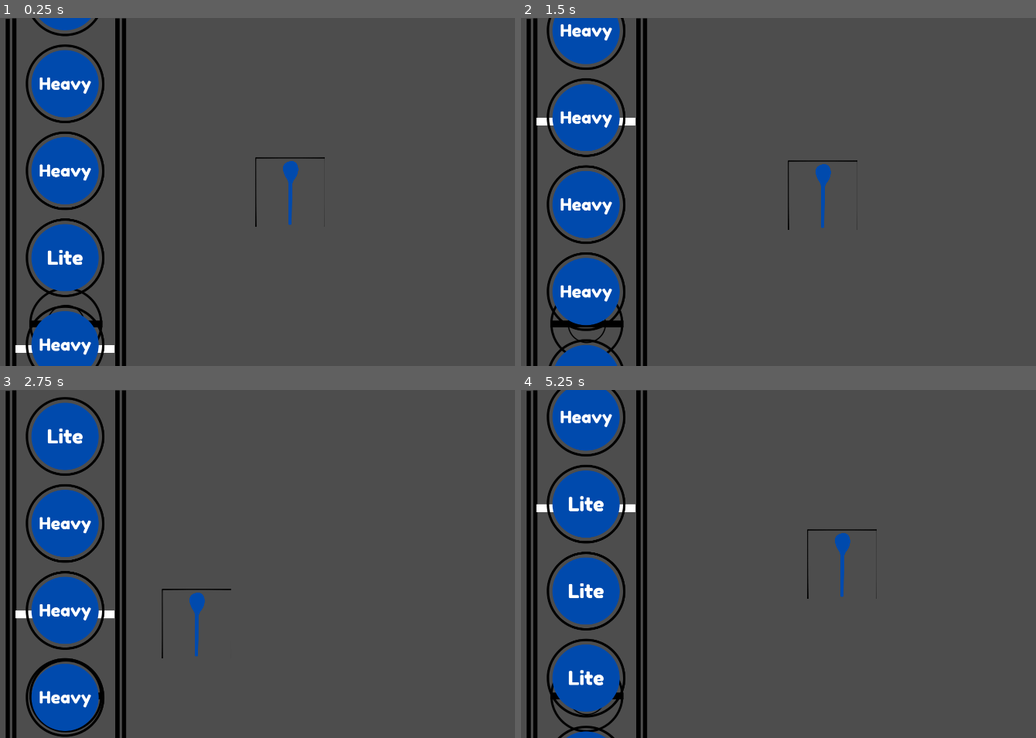
Above: before the commit, frames 1-4 (two rows, left to right).
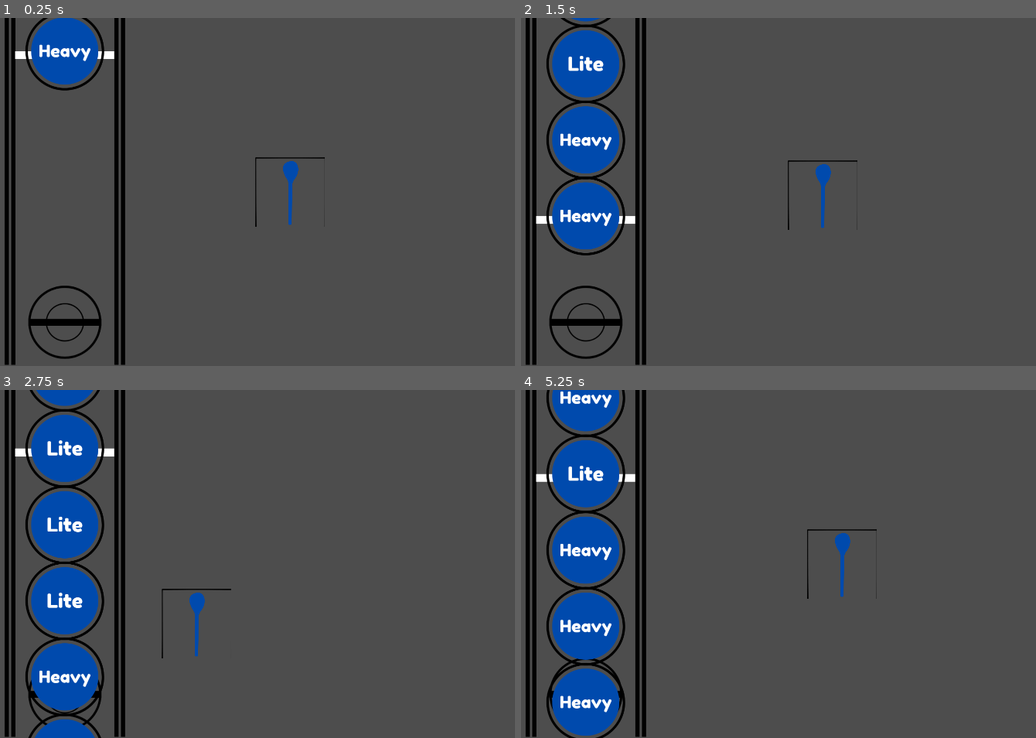
Above: after the commit, the same moments.

Repository: KylTan/Blue-Eagle-Beats-Game-Dev
Game: Godot game, scene res://Objects/Bass Game.tscn
The game is run twice, just before and just after one commit, with the same random seed, the same clock (stepped at 60 frames per second) and the same inputs. The project has no main scene, so this scene is started directly.
Inputs (mouse positions are in pixels of both pictures, inside the frame that each line leads up to):
- Up to frame 1 (0.25 s): no input
- Up to frame 2 (1.5 s): move the mouse to (819, 195) at 0.52 s
- Up to frame 3 (2.75 s): move the mouse to (195, 623) at 2.02 s
- Up to frame 4 (5.25 s): move the mouse to (778, 633) at 2.77 s; move the mouse to (994, 616) at 3.52 s; move the mouse to (624, 511) at 4.27 s; move the mouse to (840, 564) at 5.02 s

The runs differ from the first frame. In frame 1, 12% of the frame differs, in the area x 0-25%, y 0-100%; in frame 2, 11%; in frame 3, 8.6%; in frame 4, 11%.

Commit message:
beats with working timing, mapping integration left

Diff:
--- /dev/null
+++ b/Music.gd
@@ -0,0 +1,33 @@
+extends Node2D
+var audiofile1 = preload("res://Assets/GoAteneo-Cheer.wav")
+@onready var player = $AudioStreamPlayer2D
+
+var speed
+var started = false
+var pre_start_duration
+var start_pos_in_sec
+
+# Called when the node enters the scene tree for the first time.
+func _ready():
+	pass
+	#player.stream = audio
+	#player.play()
+
+func setup(game):
+	player.stream = game.audio
+
+	speed = game.note_speed
+	started = false
+	pre_start_duration = game.bar_Length_In_M
+	start_pos_in_sec = game.start_pos_in_sec
+
+func start():
+	started = true
+	player.play(start_pos_in_sec)
+
+func _process(delta):
+	if !started:
+		pre_start_duration -= speed*delta
+		if pre_start_duration <= 0:
+			start()
+			return
--- a/Objects/Bar.gd
+++ b/Objects/Bar.gd
@@ -22,7 +22,9 @@
 	}
 ]
 
-var note_scale = 0.675 # 8 godot units / 1600 somethings, we do 1080/1600 cuz 2d pixels ig
+#
+var note_scale = 0.590
+#0.675 # 8 godot units / 1600 somethings, we do 1080/1600 cuz 2d pixels ig
 #dividing the imagined length over the actual length of the container
 
 # Called when the node enters the scene tree for the first time.
--- a/Objects/Bass Game.gd
+++ b/Objects/Bass Game.gd
@@ -8,19 +8,32 @@
 #bar spawning variables
 var bar_scn = preload("res://Objects/Bar.tscn")
 var barList = []
-@onready var bars_node = $Bar #was called Barsnode
-var bar_Length_In_M = 1080 # 1080 cuz we using 2d pixels not 3d scaling
-var curr_location = Vector2(0, -bar_Length_In_M)
-var speed = Vector2(0,300)
+@onready var bars_node = $BarNode #was called Barsnode
+var bar_Length_In_M = 0 # 1080 cuz we using 2d pixels not 3d scaling
+var curr_location = Vector2(261, -bar_Length_In_M)
+#var speed = Vector2(0,300) # speed of notes
 
-#Note Receiver
+#Note Receiver - passes from clear area to here and back to note receiver
 @onready var receiver = $"Note Receiver"
 
+#Audio timing vars
+var tempo
+var quarter_time_in_sec
+var note_speed
+var note_scale
+var start_pos_in_sec #offset
+var audio
+var audiofile = "res://Assets/Shuffle_Through_the_Night.mp3"
+@onready var music_node = $Music
 
 func _ready():
+	audio = load(audiofile)
 	beaterSprite = get_node("BeaterSprite") #beater
 	NoteRecLight = get_node("Note Receiver Light")
 	NoteRecHeavy = get_node("Note Receiver Heavy")
+
+	calc_params()
+	music_node.setup(self)
 
 	# bar spawning on ready
 	for i in range(3):
@@ -29,7 +42,7 @@
 
 func _process(delta):
 	followMouse()
-	bars_node.translate(speed*delta)
+	bars_node.translate(Vector2(0, note_speed*delta))
 
 	for bar in barList:
 		if (bar.position.y + bars_node.position.y)/2 >= bar_Length_In_M:
@@ -73,3 +86,12 @@
 func remove_bar(bar):
 	bar.queue_free()
 	barList.erase(bar)
+
+# ~~~~~Audio File Timing stuff~~~~~
+func calc_params():
+	tempo = 104
+	bar_Length_In_M = 945
+	quarter_time_in_sec = 60/float(tempo)
+	note_speed = bar_Length_In_M/float(4*quarter_time_in_sec)
+	note_scale = bar_Length_In_M/float(4*400) #idk about the 4*400 bit -> 0.675
+	start_pos_in_sec = 0
--- a/Objects/Bass Game.tscn
+++ b/Objects/Bass Game.tscn
@@ -6,7 +6,7 @@
 [ext_resource type="Texture2D" uid="uid://cnctnyq7ybcfj" path="res://Assets/Bass-Beater-CharSheet.png" id="3_2rqoa"]
 [ext_resource type="Script" path="res://Objects/Beater Cursour.gd" id="3_wmqhp"]
 [ext_resource type="Script" path="res://Objects/BeaterSprite.gd" id="5_mudu0"]
-[ext_resource type="PackedScene" uid="uid://dmmo8xlcmgoql" path="res://Objects/Bar.tscn" id="7_h5hyk"]
+[ext_resource type="PackedScene" uid="uid://vgpayaqmtrvl" path="res://music.tscn" id="8_65oaw"]
 
 [sub_resource type="RectangleShape2D" id="RectangleShape2D_bobao"]
 size = Vector2(392, 402)
@@ -30,18 +30,18 @@
 radius = 31.0
 height = 206.0
 
-[node name="Node2D" type="Node2D"]
-position = Vector2(995, 549)
+[node name="Game" type="Node2D"]
 script = ExtResource("1_cf0r3")
 
 [node name="Container Path" type="Sprite2D" parent="."]
-position = Vector2(-35, -8)
+position = Vector2(957, 536)
 texture = ExtResource("1_qa2vd")
 
 [node name="Note Receiver" parent="." instance=ExtResource("2_30r12")]
-position = Vector2(-881, 356)
+position = Vector2(111, 900)
 
 [node name="Heavy Charge Zone" type="Area2D" parent="." groups=["heavyCharge"]]
+position = Vector2(992, 544)
 
 [node name="CollisionPolygon2D" type="CollisionPolygon2D" parent="Heavy Charge Zone"]
 position = Vector2(4, 84)
@@ -49,6 +49,7 @@
 polygon = PackedVector2Array(14, -542, 213, -314, 208, -52, 921, -188, 919, -546)
 
 [node name="Light Charge Zone" type="Area2D" parent="." groups=["lightCharge"]]
+position = Vector2(992, 544)
 
 [node name="CollisionPolygon2D" type="CollisionPolygon2D" parent="Light Charge Zone"]
 position = Vector2(-292, 510)
@@ -56,12 +57,14 @@
 polygon = PackedVector2Array(393, -395.113, 1209, -553.158, 1215, 17.3676, 359, 19.1044)
 
 [node name="Clear Area" type="Area2D" parent="."]
+position = Vector2(992, 544)
 
 [node name="CollisionShape2D" type="CollisionShape2D" parent="Clear Area"]
 position = Vector2(-326, 175)
 shape = SubResource("RectangleShape2D_bobao")
 
 [node name="BeaterSprite" type="AnimatedSprite2D" parent="."]
+position = Vector2(992, 544)
 scale = Vector2(0.5, 0.5)
 sprite_frames = SubResource("SpriteFrames_ao4nq")
 script = ExtResource("5_mudu0")
@@ -78,8 +81,10 @@
 position = Vector2(2, 1)
 shape = SubResource("CapsuleShape2D_mfkri")
 
-[node name="Bar" parent="." instance=ExtResource("7_h5hyk")]
-position = Vector2(-733, 390)
+[node name="Music" parent="." instance=ExtResource("8_65oaw")]
+position = Vector2(992, 544)
+
+[node name="BarNode" type="Node2D" parent="."]
 
 [connection signal="mouse_entered" from="Heavy Charge Zone" to="." method="_on_heavy_charge_zone_mouse_entered"]
 [connection signal="mouse_entered" from="Light Charge Zone" to="." method="_on_light_charge_zone_mouse_entered"]
--- /dev/null
+++ b/music.tscn
@@ -0,0 +1,8 @@
+[gd_scene load_steps=2 format=3 uid="uid://vgpayaqmtrvl"]
+
+[ext_resource type="Script" path="res://Music.gd" id="1_4a2ux"]
+
+[node name="Music" type="Node2D"]
+script = ExtResource("1_4a2ux")
+
+[node name="AudioStreamPlayer2D" type="AudioStreamPlayer2D" parent="."]
Not shown, added: Assets/GoAteneo-Cheer.wav.import
Not shown, added: Assets/Shuffle_Through_the_Night.mp3.import
Not shown, added: Assets/GoAteneo-Cheer.wav
Not shown, added: Assets/Shuffle_Through_the_Night.mp3
